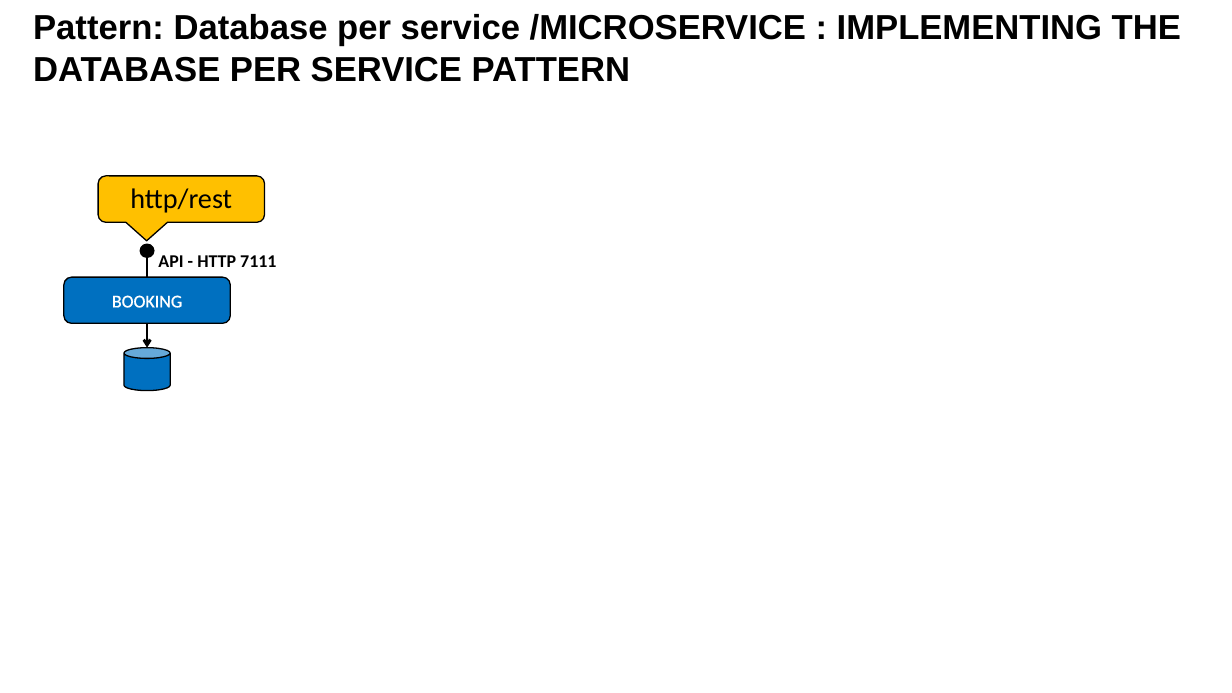
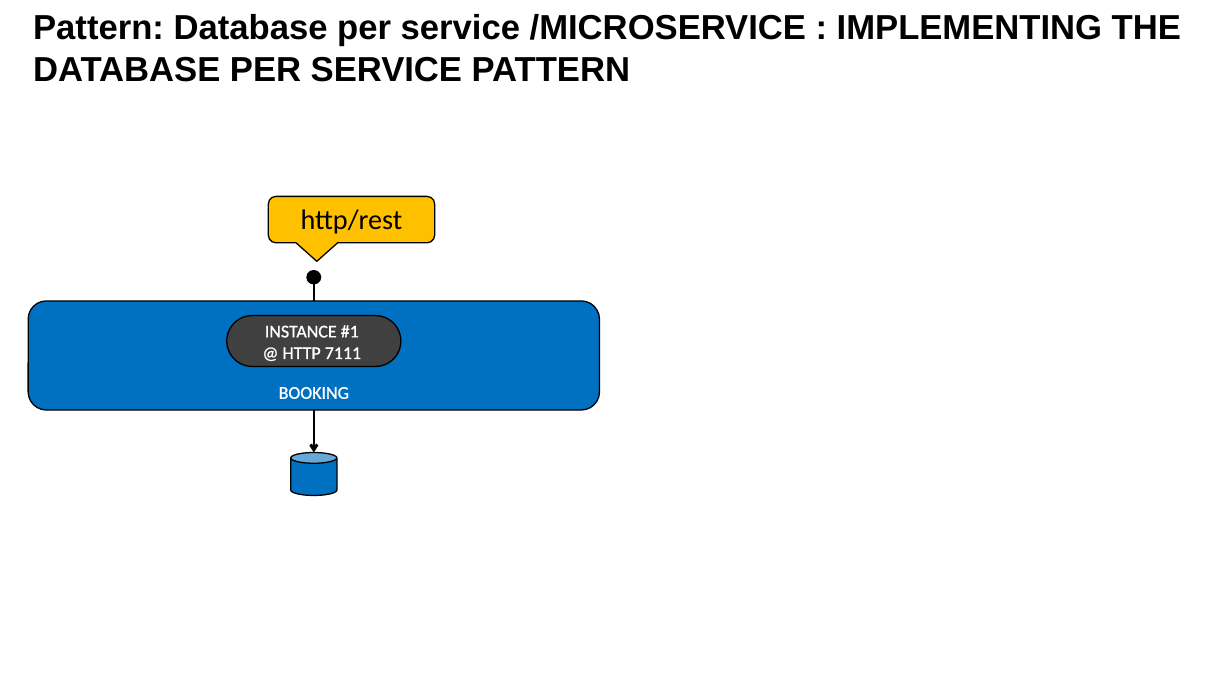
Before and after one commit to lbennardis/microS_code2016_DOCS, a slide deck: slide 13 of luigiBennardisMicroservices.pptx. Drawn at 1232x693 pixels with LibreOffice and Linux fonts; fonts in the diff are those of the drawing; background and template pictures are left out. Boxes give left, top, right and bottom in pixels: in the first picture for what was removed or moved away, otherwise in the second. Text is boxed around its words. In the diff, an @@ line names an element or a change of style, - is before the commit and + after.

```diff
--- a/luigiBennardisMicroservices.pptx
+++ b/luigiBennardisMicroservices.pptx
@@ rounded speech box "http/rest": place and size @@
-rounded speech box "http/rest" at box(98, 176, 264, 223)
+rounded speech box "http/rest" at box(268, 196, 435, 243)
@@ text removed at box(158, 255, 276, 267) @@
-API - HTTP 7111
@@ ellipse: place and size @@
-ellipse at box(140, 244, 154, 257)
+ellipse at box(307, 271, 321, 284)
@@ line moved from (147, 277) - (147, 257) to (314, 301) - (314, 284) @@
@@ rounded rectangle "BOOKING": place and size @@
-rounded rectangle "BOOKING" at box(64, 277, 230, 323)
+rounded rectangle "BOOKING" at box(28, 301, 600, 410)
@@ rounded rectangle "BOOKING" at box(28, 301, 600, 410): vertical alignment middle to bottom @@
@@ arrow removed from (147, 323) to (147, 348) @@
@@ rounded rectangle added at box(227, 316, 401, 366), fill #404040, outline #000000 2 pt, 28 pt, text #FFFFFF @@
+INSTANCE #1
+@ HTTP 7111
@@ arrow added from (314, 410) to (314, 453), #000000 4 pt @@
@@ cylinder: place and size @@
-cylinder at box(124, 348, 170, 391)
+cylinder at box(291, 453, 337, 496)
```
Also in this commit, not shown: 14 other slides changed, 5 slides added, 1 slide removed.
